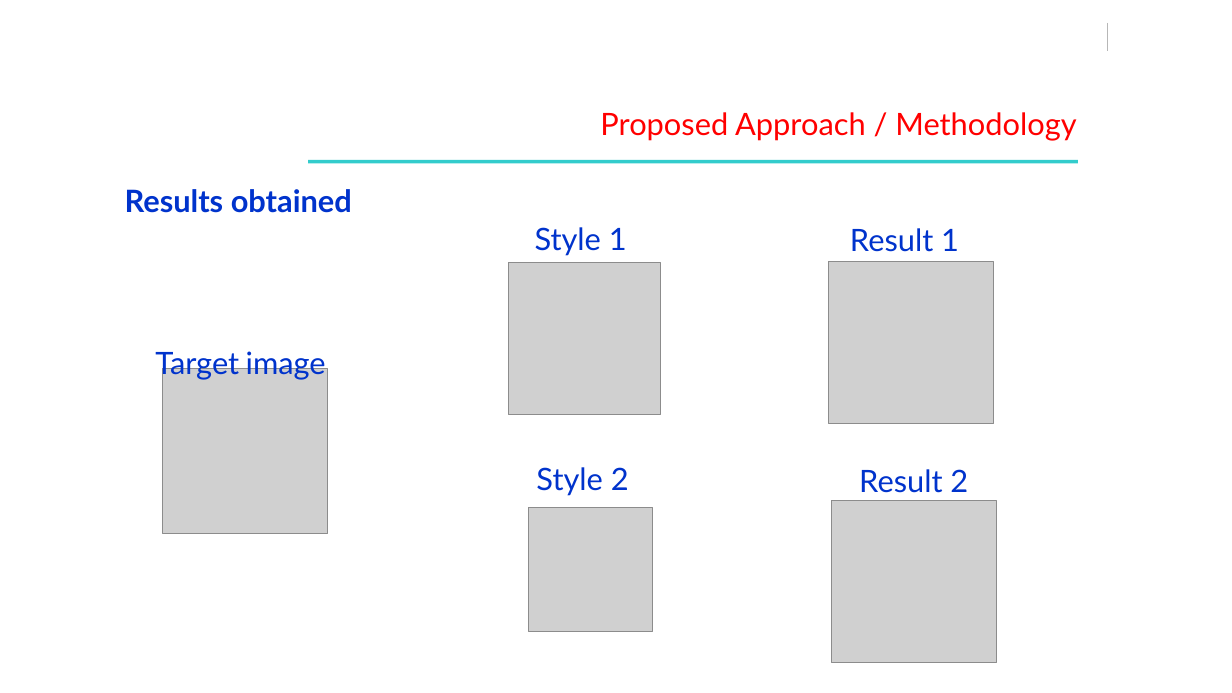
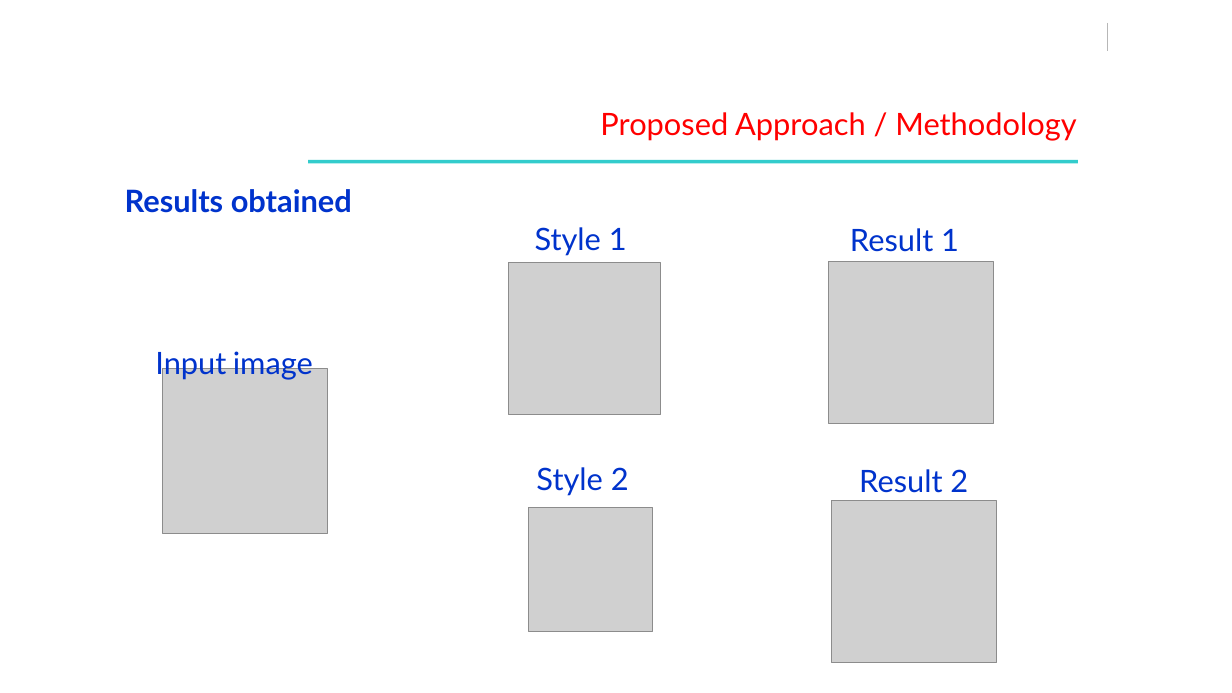
Before and after one commit to saahil-jain/Font_Style_Transfer, a slide deck: slide 10 of Documents/REVIEW - 2 - UE17CS490B – Capstone Project Phase – 2.pptx. Drawn at 1232x693 pixels with LibreOffice and Linux fonts; fonts in the diff are those of the drawing; grey boxes stand for pictures; background and template pictures are left out. Boxes give left, top, right and bottom in pixels: in the first picture for what was removed or moved away, otherwise in the second. Text is boxed around its words. In the diff, an @@ line names an element or a change of style, - is before the commit and + after.

```diff
--- a/Documents/REVIEW - 2 - UE17CS490B – Capstone Project Phase – 2.pptx
+++ b/Documents/REVIEW - 2 - UE17CS490B – Capstone Project Phase – 2.pptx
@@ text at [155, 347, 313, 380]: text changed @@
-Target image
+Input image
```
Also in this commit, not shown: 1 other slide changed, 2 other files.
